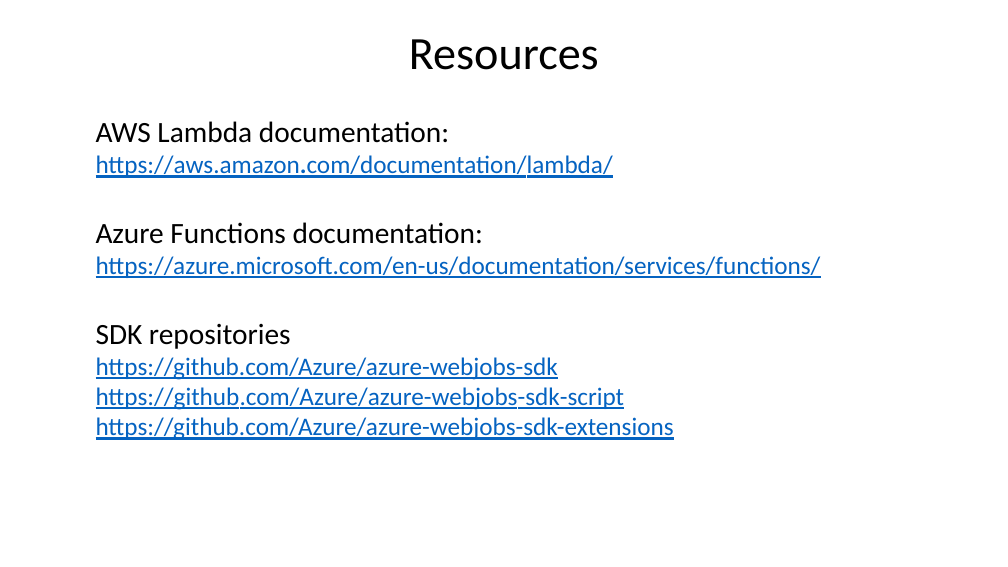
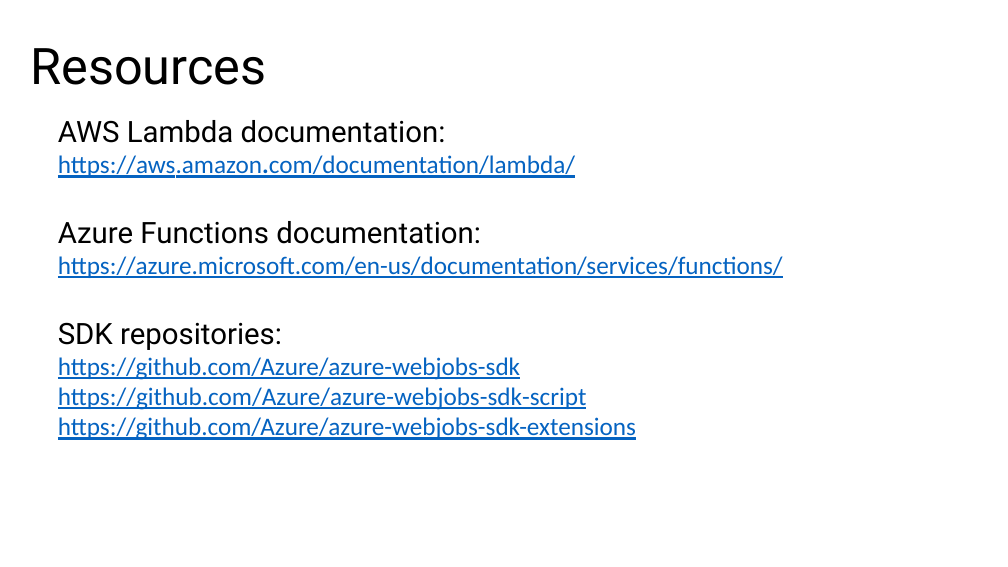
Before and after one commit to alex-zyl/FunctionsVSLambda, a slide deck: slide 43 of Presentation/Presentation.pptx (slide 34 before the commit). Drawn at 1008x567 pixels with LibreOffice and Linux fonts; fonts in the diff are those of the drawing. Boxes give left, top, right and bottom in pixels: in the first picture for what was removed or moved away, otherwise in the second. Text is boxed around its words. In the diff, an @@ line names an element or a change of style, - is before the commit and + after.

```diff
--- a/Presentation/Presentation.pptx
+++ b/Presentation/Presentation.pptx
@@ text "Resources": place and size @@
-text "Resources" at [409, 39, 599, 70]
+text "Resources" at [30, 48, 266, 85]
@@ text "Resources" at [30, 48, 266, 85]: size 44 to 48 pt, font Calibri to Roboto; alignment centre to left @@
@@ text "AWS Lambda documentation:": place and size @@
-text "AWS Lambda documentation:" at [96, 121, 821, 440]
+text "AWS Lambda documentation:" at [58, 120, 783, 440]
@@ text at [58, 120, 481, 244]: font Calibri to Roboto in "AWS Lambda documentation:", "Azure Functions documentation:" @@
@@ text at [58, 322, 282, 350]: text changed; font Calibri to Roboto @@
-SDK repositories
+SDK repositories:
```
Also in this commit, not shown: 25 other slides changed, 12 slides added, 3 slides removed, 23 other files.
